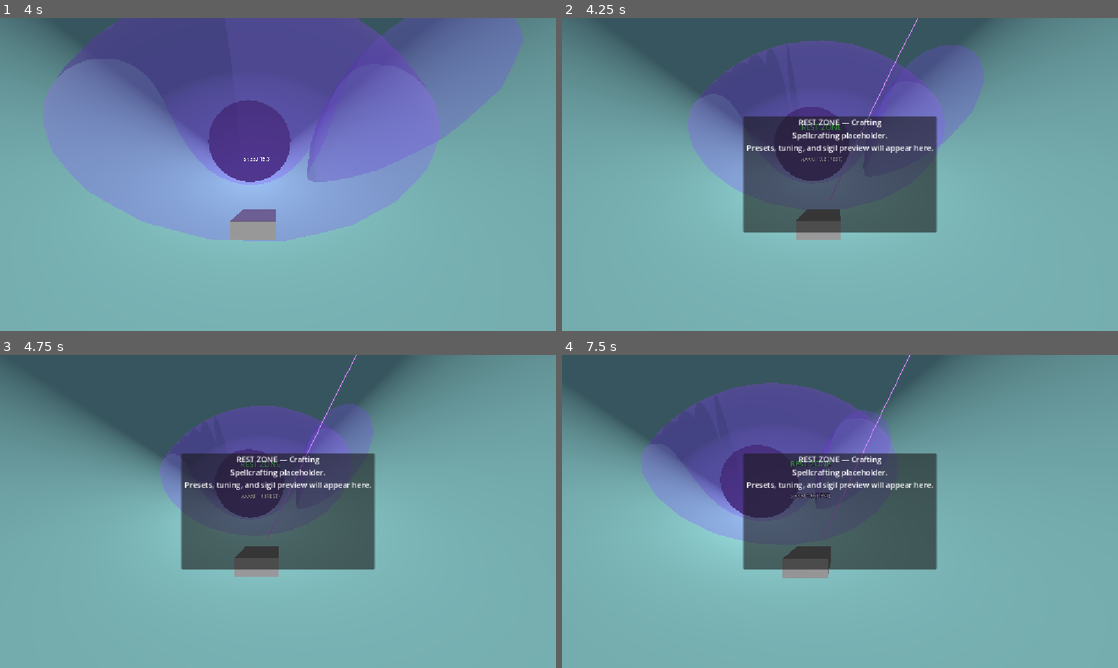
Above: before the commit, frames 1-4 (two rows, left to right).
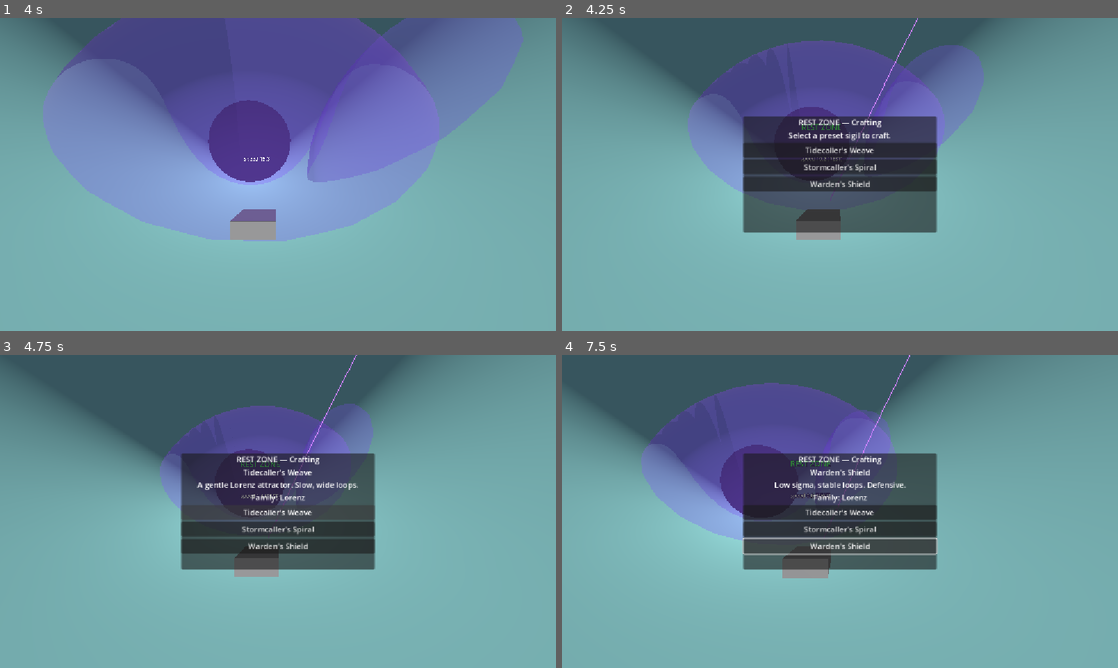
Above: after the commit, the same moments.

Repository: eternaldensity/pipe-survivor
Game: Godot game, scene res://main.tscn
The game is run twice, just before and just after one commit, with the same random seed, the same clock (stepped at 60 frames per second) and the same inputs.
Inputs (mouse positions are in pixels of both pictures, inside the frame that each line leads up to):
- Up to frame 1 (4 s): tap Enter (ui_accept) at 0.5, 0.77, 1.52, 3.02, 3.77 s; hold Up (ui_up) 0.53-2.03 s; hold Left (ui_left) 2.03-3.53 s; hold Down (ui_down) from 3.53 s (still down)
- Up to frame 2 (4.25 s): keep holding Down (ui_down)
- Up to frame 3 (4.75 s): release Down (ui_down) at 4.25 s; click (278, 486) at 4.25 s, where only the run after the commit has a clickable "Tidecaller's Weave"
- Up to frame 4 (7.5 s): click (840, 511) at 5 s, where only the run after the commit has a clickable "Tidecaller's Weave"; click (840, 530) at 5.75 s, where only the run after the commit has a clickable "Stormcaller's Spiral"; click (840, 545) at 6.5 s, where only the run after the commit has a clickable "Warden's Shield"; tap Enter (ui_accept) at 7.25 s; hold Right (ui_right) from 7.28 s (still down)

Frame 1 is identical in both runs. In frame 2, 5.0% of the frame differs, in the area x 32-68%, y 36-56%; in frame 3, 4.8%; in frame 4, 5.0%.

Commit message:
Phase 3: preset sigils and crafting UI list

Diff:
--- a/CraftingUI.tscn
+++ b/CraftingUI.tscn
@@ -28,3 +28,6 @@
 layout_mode = 2
 text = "Crafting placeholder"
 horizontal_alignment = 1
+
+[node name="PresetList" type="VBoxContainer" parent="PanelContainer/VBoxContainer"]
+layout_mode = 2
--- a/crafting_ui.gd
+++ b/crafting_ui.gd
@@ -5,13 +5,33 @@
 @onready var panel: PanelContainer = $PanelContainer
 @onready var title: Label = $PanelContainer/VBoxContainer/Title
 @onready var info: Label = $PanelContainer/VBoxContainer/Info
+@onready var preset_list: VBoxContainer = $PanelContainer/VBoxContainer/PresetList
 
 var vehicle: Vehicle = null
+var presets: Array[PresetSigil] = []
+var selected_preset: PresetSigil = null
 
 func _ready() -> void:
 	panel.visible = false
 	title.text = "REST ZONE — Crafting"
-	info.text = "Spellcrafting placeholder.\nPresets, tuning, and sigil preview will appear here."
+	info.text = "Select a preset sigil to craft."
+	presets = PresetSigil.default_presets()
+	_build_preset_list()
+
+func _build_preset_list() -> void:
+	if preset_list == null:
+		return
+	for child in preset_list.get_children():
+		child.queue_free()
+	for p in presets:
+		var btn := Button.new()
+		btn.text = p.name
+		btn.pressed.connect(_on_preset_selected.bind(p))
+		preset_list.add_child(btn)
+
+func _on_preset_selected(p: PresetSigil) -> void:
+	selected_preset = p
+	info.text = "%s\n%s\nFamily: %s" % [p.name, p.description, p.attractor_family]
 
 func bind_vehicle(v: Vehicle) -> void:
 	vehicle = v
--- /dev/null
+++ b/preset_sigil.gd
@@ -0,0 +1,39 @@
+# preset_sigil.gd  (Phase 3 — crafting shell)
+class_name PresetSigil
+extends Resource
+
+@export var name: String = "Unnamed Sigil"
+@export var description: String = ""
+@export var attractor_family: String = "Lorenz"
+@export var params: Dictionary = {}
+@export var color: Color = Color.WHITE
+
+# Create a default preset library.
+static func default_presets() -> Array[PresetSigil]:
+	var presets: Array[PresetSigil] = []
+
+	var p1 := PresetSigil.new()
+	p1.name = "Tidecaller's Weave"
+	p1.description = "A gentle Lorenz attractor. Slow, wide loops."
+	p1.attractor_family = "Lorenz"
+	p1.params = {"sigma": 10.0, "rho": 28.0, "beta": 2.667}
+	p1.color = Color(0.3, 0.6, 1.0)
+	presets.append(p1)
+
+	var p2 := PresetSigil.new()
+	p2.name = "Stormcaller's Spiral"
+	p2.description = "High rho, tight spirals. Volatile."
+	p2.attractor_family = "Lorenz"
+	p2.params = {"sigma": 10.0, "rho": 40.0, "beta": 2.667}
+	p2.color = Color(1.0, 0.5, 0.3)
+	presets.append(p2)
+
+	var p3 := PresetSigil.new()
+	p3.name = "Warden's Shield"
+	p3.description = "Low sigma, stable loops. Defensive."
+	p3.attractor_family = "Lorenz"
+	p3.params = {"sigma": 5.0, "rho": 20.0, "beta": 2.667}
+	p3.color = Color(0.3, 0.8, 0.4)
+	presets.append(p3)
+
+	return presets
Not shown, added: preset_sigil.gd.uid
